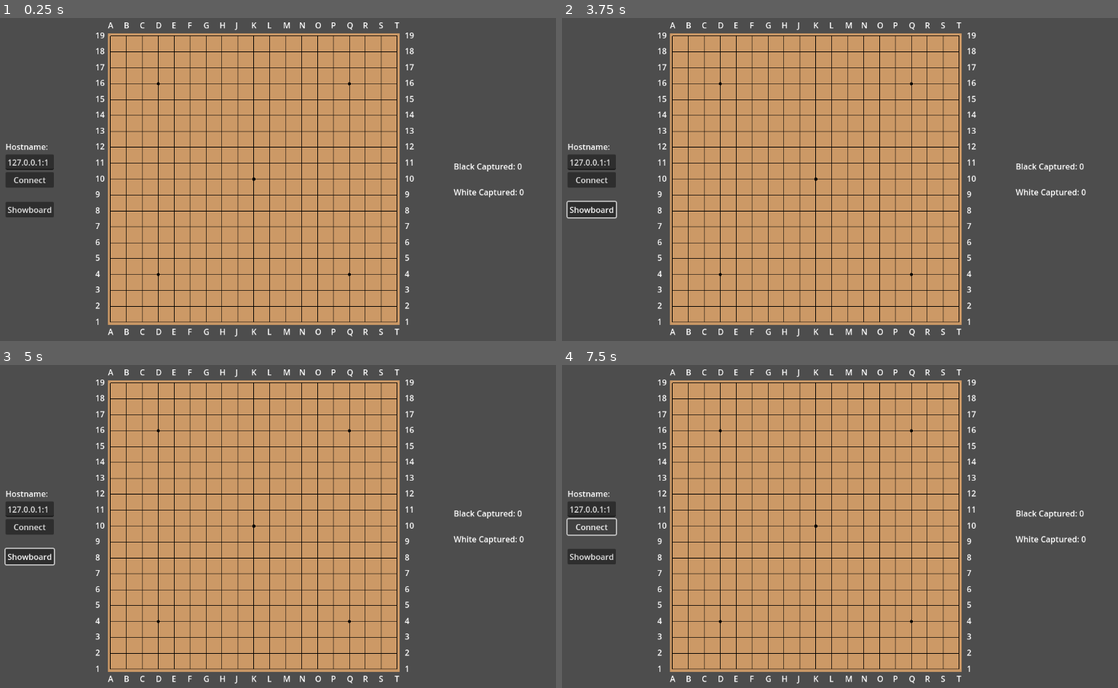
Above: before the commit, frames 1-4 (two rows, left to right).
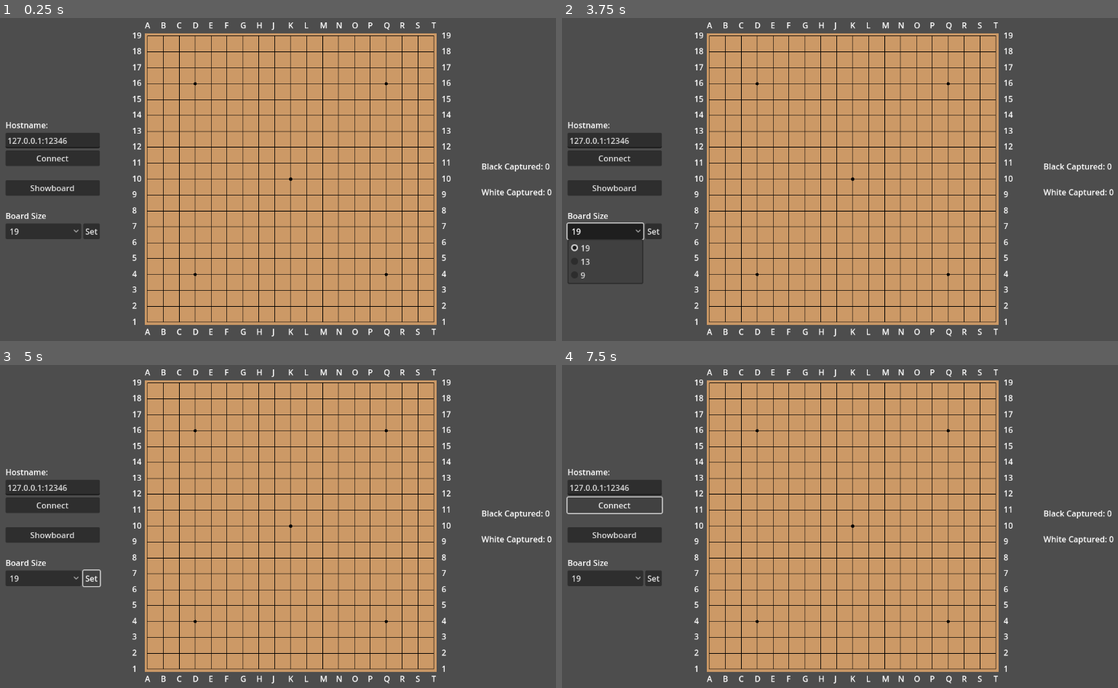
Above: after the commit, the same moments.

Repository: xiaobin83/godotgo
Game: Godot game, scene res://scenes/main.tscn
Same seed, same stepped clock (60 frames per second), same inputs: the game is played once before the commit and once after it.
Inputs (mouse positions are in pixels of both pictures, inside the frame that each line leads up to):
- Up to frame 1 (0.25 s): no input
- Up to frame 2 (3.75 s): click (606, 231) at 0.5 s, where only the run after the commit has a clickable "19"; click (650, 231) at 1.25 s, where only the run after the commit has a clickable "Set"; click "Showboard" at 2 s; click "Showboard" at 2.75 s; click (606, 231) at 3.5 s, where only the run after the commit has a clickable "19"
- Up to frame 3 (5 s): click (88, 578) at 4.25 s, where only the run after the commit has a clickable "Set"
- Up to frame 4 (7.5 s): click "Showboard" at 5 s; click (606, 578) at 5.75 s, where only the run after the commit has a clickable "19"; click (650, 578) at 6.5 s, where only the run after the commit has a clickable "Set"; click "Connect" at 7.25 s

The runs differ from the first frame. In frame 1, 22% of the frame differs, in the area x 1-100%, y 1-99%; in frame 2, 22%, in the area x 0-100%, y 1-99%; in frame 3, 22%; in frame 4, 21%.
Error before the commit: Invalid call. Nonexistent function 'send' in base 'RefCounted (GTPCmd)'. (res://main_ui.gd:121)
Error after the commit: Invalid call. Nonexistent function 'send' in base 'RefCounted (GTPCmd)'. (res://main_ui.gd:123)

Commit message:
board size cmd (wip)

Diff:
--- a/godotgo/main_ui.gd
+++ b/godotgo/main_ui.gd
@@ -4,6 +4,8 @@
 @onready var _hostname_input = $Container/Left/LineEdit
 @onready var _connect_button = $Container/Left/BtnConnect
 @onready var _refresh_button = $Container/Left/BtnShowboard
+@onready var _board_size_option = $Container/Left/VBoxContainer/OptionBoardSize
+@onready var _set_board_size_button = $Container/Left/VBoxContainer/BtnSetBoardSize
 
 # center
 @onready var _board = $Container/Board
--- a/godotgo/scenes/main.tscn
+++ b/godotgo/scenes/main.tscn
@@ -32,6 +32,8 @@
 
 [node name="Left" type="VBoxContainer" parent="Container"]
 layout_mode = 2
+size_flags_horizontal = 3
+size_flags_stretch_ratio = 0.25
 
 [node name="Space 1" type="Control" parent="Container/Left"]
 layout_mode = 2
@@ -57,6 +59,33 @@
 layout_mode = 2
 text = "Showboard"
 
+[node name="Space 4" type="Control" parent="Container/Left"]
+custom_minimum_size = Vector2(0, 20)
+layout_mode = 2
+
+[node name="Label2" type="Label" parent="Container/Left"]
+layout_mode = 2
+text = "Board Size"
+
+[node name="VBoxContainer" type="HBoxContainer" parent="Container/Left"]
+layout_mode = 2
+
+[node name="OptionBoardSize" type="OptionButton" parent="Container/Left/VBoxContainer"]
+layout_mode = 2
+size_flags_horizontal = 3
+selected = 0
+item_count = 3
+popup/item_0/text = "19"
+popup/item_0/id = 0
+popup/item_1/text = "13"
+popup/item_1/id = 1
+popup/item_2/text = "9"
+popup/item_2/id = 2
+
+[node name="BtnSetBoardSize" type="Button" parent="Container/Left/VBoxContainer"]
+layout_mode = 2
+text = "Set"
+
 [node name="Space 2" type="Control" parent="Container/Left"]
 layout_mode = 2
 size_flags_vertical = 3
@@ -68,7 +97,6 @@
 
 [node name="Right" type="VBoxContainer" parent="Container"]
 layout_mode = 2
-size_flags_horizontal = 3
 size_flags_stretch_ratio = 0.25
 
 [node name="Space" type="Control" parent="Container/Right"]
Not shown, added: .trae/documents/Implement boardsize command and UI interaction.md
